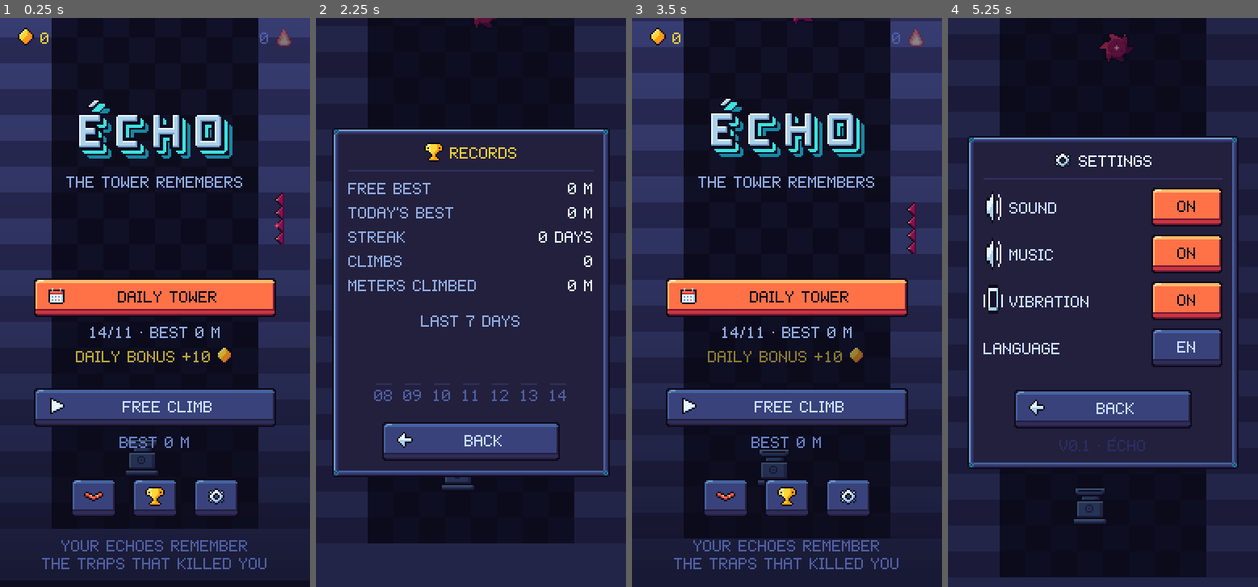
Above: before the commit, frames 1-4 (left to right).
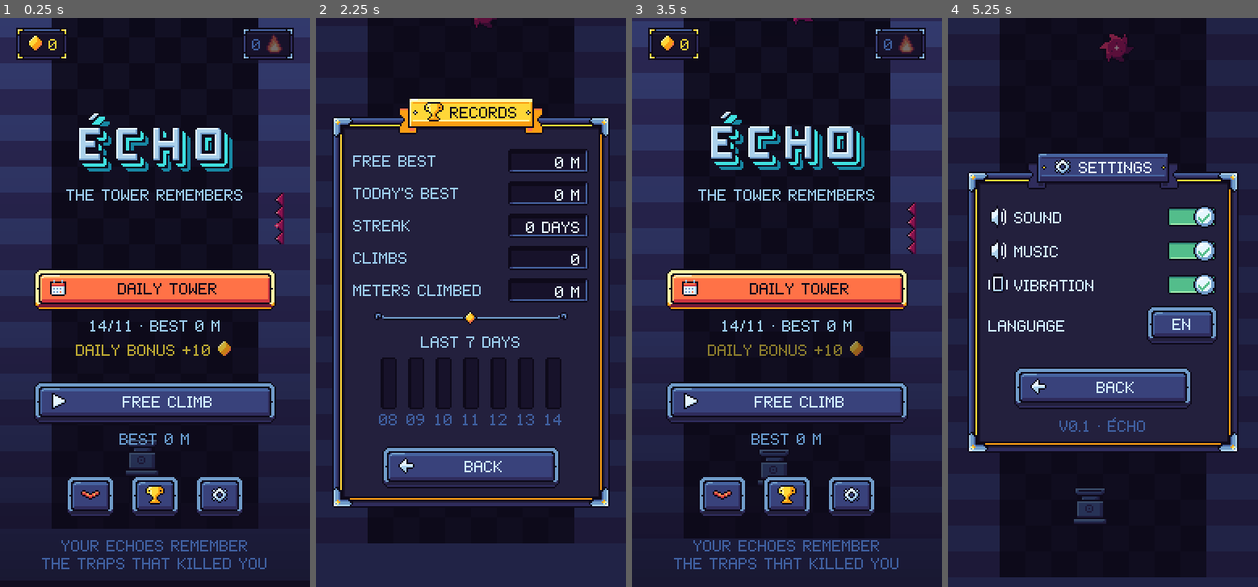
Above: after the commit, the same moments.

Repository: IzumiH2005/Testing
Game: Godot game, scene res://scenes/main.tscn
Two runs of this game, one before a commit and one after it. Both use one fixed random seed, a clock stepped at 60 frames per second and the inputs below.
Inputs (mouse positions are in pixels of both pictures, inside the frame that each line leads up to; where the layout moved, square brackets give the same spot in the first picture):
- Up to frame 1 (0.25 s): no input
- Up to frame 2 (2.25 s): click (405, 495) [409, 495] at 0.5 s; click "BACK" at 1.25 s; click (471, 495) at 2 s
- Up to frame 3 (3.5 s): click "BACK" at 2.75 s
- Up to frame 4 (5.25 s): click (1168, 495) [1165, 495] at 3.5 s; click "EN" at 4.25 s; click "FR" at 5 s

The runs differ from the first frame. In frame 1, 15% of the frame differs, in the area x 5-95%, y 1-88%; in frame 2, 22%; in frame 3, 15%; in frame 4, 26%, in the area x 6-94%, y 20-80%.

Commit message:
Interface v3 style RPG : cadres ornés à équerres, rubans-titres, jauges, médaillons, cases, plaques HUD, interrupteurs
Co-Authored-By: Claude Opus 5.5 <noreply@anthropic.com>
Claude-Session: https://claude.ai/code/session_013wkJT9ZrGrrZzfFCfUVAVk

Diff:
--- a/jeu/game/scripts/assets.gd
+++ b/jeu/game/scripts/assets.gd
@@ -29,14 +29,16 @@
 static func font_size() -> int:
 	return 10 if ResourceLoader.exists("res://assets/ui/font.fnt") else 8
 
-## Palette du jeu (mêmes valeurs que tools/palette.txt).
+## Palette du jeu (palette v2 : studio/palette_v2.txt).
 const P := {
-	"k": Color("0b0b1a"), "b": Color("161631"), "d": Color("222246"), "n": Color("2f3060"),
-	"s": Color("3f4580"), "m": Color("5763a3"), "l": Color("7385c4"), "p": Color("9fb0e0"),
-	"w": Color("dfe6ff"), "W": Color("ffffff"),
-	"q": Color("0e4a5c"), "t": Color("1a8a9e"), "c": Color("3fd0d4"), "e": Color("a8fff0"),
-	"r": Color("7a1f3d"), "R": Color("c4384f"), "o": Color("ff7a59"), "a": Color("ffc46b"),
-	"x": Color("5c0f2e"), "X": Color("b0174a"), "z": Color("ff3d6e"), "Z": Color("ffb3c6"),
-	"g": Color("e0a200"), "G": Color("ffd23f"), "y": Color("fff3a8"),
-	"v": Color("2e6b5a"), "V": Color("4fa37a"), "u": Color("4a2a7a"), "U": Color("8a5ad0"),
+	"k": Color("0e0a1a"), "b": Color("17122a"), "d": Color("23203d"), "n": Color("2f2c5c"),
+	"s": Color("39427b"), "m": Color("46639f"), "l": Color("719dca"), "p": Color("abd1eb"),
+	"w": Color("e6f6ff"), "W": Color("ffffff"), "h": Color("503d7a"), "H": Color("8a83c7"),
+	"i": Color("c7ccf0"), "I": Color("f2f6ff"), "r": Color("751a38"), "R": Color("cc353f"),
+	"o": Color("ff7247"), "a": Color("ffba6b"), "A": Color("fff0c7"), "x": Color("660e4c"),
+	"X": Color("b81661"), "z": Color("ff3874"), "Z": Color("ffb2c4"), "g": Color("fa9e14"),
+	"G": Color("ffd738"), "y": Color("fff9a8"), "q": Color("114161"), "t": Color("1787a3"),
+	"c": Color("3fe0e0"), "e": Color("b8ffee"), "u": Color("2c1752"), "U": Color("6a3499"),
+	"j": Color("bd69db"), "J": Color("f9c7ff"), "v": Color("174e52"), "V": Color("328a78"),
+	"f": Color("53bd8b"), "F": Color("9bebad")
 }
--- a/jeu/game/scripts/main.gd
+++ b/jeu/game/scripts/main.gd
@@ -31,6 +31,8 @@
 var hud_shards: Label
 var hint: Label
 var toast_l: Label
+var toast_box: Control
+var _ov_wrap: VBoxContainer
 var _hint_tw: Tween
 var tap_hand: TextureRect
 var _tap_at: AtlasTexture
@@ -60,11 +62,20 @@
 	root.mouse_filter = Control.MOUSE_FILTER_IGNORE
 	ui.add_child(root)
 	_build_hud()
+	toast_box = Control.new()
+	toast_box.set_anchors_and_offsets_preset(Control.PRESET_TOP_WIDE)
+	toast_box.mouse_filter = Control.MOUSE_FILTER_IGNORE
+	toast_box.position.y = 66
+	toast_box.custom_minimum_size = Vector2(192, 20)
+	toast_box.modulate.a = 0.0
+	root.add_child(toast_box)
+	var tcc := UIK.full(CenterContainer.new())
+	tcc.mouse_filter = Control.MOUSE_FILTER_IGNORE
+	toast_box.add_child(tcc)
+	var tp := UIK.plate(1)
+	tcc.add_child(tp)
 	toast_l = UIK.label("", A.P.G)
-	toast_l.set_anchors_and_offsets_preset(Control.PRESET_TOP_WIDE)
-	toast_l.position.y = 70
-	toast_l.modulate.a = 0.0
-	root.add_child(toast_l)
+	tp.add_child(toast_l)
 	show_menu()
 	for a in OS.get_cmdline_user_args():
 		if a.begins_with("--shots="):
@@ -137,9 +148,12 @@
 	var row := UIK.hbox(4)
 	row.alignment = BoxContainer.ALIGNMENT_BEGIN
 	m.add_child(row)
-	var left := UIK.vbox(1)
+	var lp := UIK.plate(0)
+	lp.size_flags_vertical = Control.SIZE_SHRINK_BEGIN
+	row.add_child(lp)
+	var left := UIK.vbox(0)
 	left.alignment = BoxContainer.ALIGNMENT_BEGIN
-	row.add_child(left)
+	lp.add_child(left)
 	hud_h = UIK.label("0 M", A.P.W, 2, HORIZONTAL_ALIGNMENT_LEFT)
 	left.add_child(hud_h)
 	hud_best = UIK.label("", A.P.G, 1, HORIZONTAL_ALIGNMENT_LEFT)
@@ -151,17 +165,24 @@
 	var right := UIK.vbox(2)
 	right.alignment = BoxContainer.ALIGNMENT_BEGIN
 	row.add_child(right)
+	var lvp := UIK.plate(0)
+	lvp.size_flags_horizontal = Control.SIZE_SHRINK_END
+	right.add_child(lvp)
 	hud_lives = UIK.hbox(1)
 	hud_lives.alignment = BoxContainer.ALIGNMENT_END
-	right.add_child(hud_lives)
+	lvp.add_child(hud_lives)
+	var shp := UIK.plate(1)
+	shp.size_flags_horizontal = Control.SIZE_SHRINK_END
+	right.add_child(shp)
 	var sh := UIK.hbox(2)
 	sh.alignment = BoxContainer.ALIGNMENT_END
-	right.add_child(sh)
+	shp.add_child(sh)
 	sh.add_child(UIK.icon_rect(UIK.Ico.SHARD))
 	hud_shards = UIK.label("0", A.P.G, 1, HORIZONTAL_ALIGNMENT_RIGHT)
 	sh.add_child(hud_shards)
 	var pause := UIK.icon_button(UIK.Ico.PAUSE)
 	pause.pressed.connect(show_pause)
+	pause.size_flags_vertical = Control.SIZE_SHRINK_BEGIN
 	row.add_child(pause)
 	hint = UIK.label("", A.P.w)
 	hint.set_anchors_and_offsets_preset(Control.PRESET_CENTER_BOTTOM)
@@ -220,11 +241,12 @@
 	toast_l.add_theme_color_override("font_color", col)
 	if _toast_tw:
 		_toast_tw.kill()
-	toast_l.modulate.a = 1.0
-	toast_l.position.y = 70
+	toast_box.modulate.a = 1.0
+	toast_box.position.y = 60
 	_toast_tw = create_tween()
-	_toast_tw.tween_interval(1.4)
-	_toast_tw.tween_property(toast_l, "modulate:a", 0.0, 0.5)
+	_toast_tw.tween_property(toast_box, "position:y", 66.0, 0.18).set_trans(Tween.TRANS_BACK).set_ease(Tween.EASE_OUT)
+	_toast_tw.tween_interval(1.3)
+	_toast_tw.tween_property(toast_box, "modulate:a", 0.0, 0.5)
 
 # =================================================================== écrans : outils
 
@@ -233,13 +255,14 @@
 		screen.queue_free()
 		screen = null
 
-## Écran superposé : fond assombri + panneau centré. Renvoie la boîte verticale du panneau.
-func _overlay(dim := 0.6, echo := false, width := 168) -> VBoxContainer:
+## Écran superposé : fond assombri + cadre orné centré. kind : pierre · echo · danger · record.
+## Renvoie la boîte verticale du cadre ; _title() pose le ruban à cheval sur le haut du cadre.
+func _overlay(dim := 0.6, kind := "pierre", width := 168) -> VBoxContainer:
 	_clear_screen()
 	screen = UIK.full(Control.new())
 	screen.mouse_filter = Control.MOUSE_FILTER_STOP
 	root.add_child(screen)
-	root.move_child(toast_l, -1)
+	root.move_child(toast_box, -1)
 	var bg := UIK.full(ColorRect.new())
 	bg.color = Color(A.P.k, dim)
 	bg.mouse_filter = Control.MOUSE_FILTER_IGNORE
@@ -247,24 +270,38 @@
 	var cc := UIK.full(CenterContainer.new())
 	cc.mouse_filter = Control.MOUSE_FILTER_IGNORE
 	screen.add_child(cc)
-	var p := UIK.panel(echo)
+	_ov_wrap = UIK.vbox(-11)
+	cc.add_child(_ov_wrap)
+	var p := UIK.panel(kind)
 	p.custom_minimum_size.x = width
-	cc.add_child(p)
+	_ov_wrap.add_child(p)
 	var v := UIK.vbox(5)
 	p.add_child(v)
+	# entrée : le cadre tombe légèrement
+	_ov_wrap.modulate.a = 0.0
+	var tw := _ov_wrap.create_tween()
+	tw.tween_property(_ov_wrap, "modulate:a", 1.0, 0.12)
 	return v
 
 func _title(v: Container, txt: String, col: Color = A.P.W, ico := -1) -> void:
-	var h := UIK.hbox(4)
-	if ico >= 0:
-		h.add_child(UIK.icon_rect(ico))
-	h.add_child(UIK.label(txt, col))
-	v.add_child(h)
-	var line := ColorRect.new()
-	line.color = A.P.n
-	line.custom_minimum_size = Vector2(0, 1)
-	line.mouse_filter = Control.MOUSE_FILTER_IGNORE
-	v.add_child(line)
+	var kind := 0
+	if col == A.P.z:
+		kind = 2
+	elif col == A.P.G:
+		kind = 1
+	elif col == A.P.e or col == A.P.c:
+		kind = 3
+	var tp := UIK.title_plate(txt, kind, ico)
+	tp.size_flags_horizontal = Control.SIZE_SHRINK_CENTER
+	tp.z_index = 1
+	if is_instance_valid(_ov_wrap) and _ov_wrap.is_ancestor_of(v):
+		_ov_wrap.add_child(tp)
+		_ov_wrap.move_child(tp, 0)
+		var top := UIK.spacer(3)
+		v.add_child(top)
+		v.move_child(top, 0)
+	else:
+		v.add_child(tp)
 
 func _center(c: Control) -> Control:
 	c.size_flags_horizontal = Control.SIZE_SHRINK_CENTER
@@ -281,7 +318,7 @@
 	screen = UIK.full(Control.new())
 	screen.mouse_filter = Control.MOUSE_FILTER_IGNORE
 	root.add_child(screen)
-	root.move_child(toast_l, -1)
+	root.move_child(toast_box, -1)
 	# voile en dégradé : lisibilité du menu sur la tour qui défile
 	var grad := Gradient.new()
 	grad.set_color(0, Color(A.P.k, 0.75))
@@ -313,18 +350,26 @@
 	# barre du haut : éclats et série
 	var top := UIK.hbox(3)
 	v.add_child(top)
-	top.add_child(UIK.icon_rect(UIK.Ico.SHARD))
-	top.add_child(UIK.label(str(int(Game.data.shards)), A.P.G, 1, HORIZONTAL_ALIGNMENT_LEFT))
+	var sp1 := UIK.plate(1)
+	top.add_child(sp1)
+	var shb := UIK.hbox(2)
+	sp1.add_child(shb)
+	shb.add_child(UIK.icon_rect(UIK.Ico.SHARD))
+	shb.add_child(UIK.label(str(int(Game.data.shards)), A.P.G, 1, HORIZONTAL_ALIGNMENT_LEFT))
 	var sp := Control.new()
 	sp.size_flags_horizontal = Control.SIZE_EXPAND_FILL
 	sp.mouse_filter = Control.MOUSE_FILTER_IGNORE
 	top.add_child(sp)
 	var st := Game.streak_alive()
-	top.add_child(UIK.label(str(st), A.P.o if st > 0 else A.P.m, 1, HORIZONTAL_ALIGNMENT_RIGHT))
+	var sp2 := UIK.plate(0)
+	top.add_child(sp2)
+	var stb := UIK.hbox(2)
+	sp2.add_child(stb)
+	stb.add_child(UIK.label(str(st), A.P.o if st > 0 else A.P.m, 1, HORIZONTAL_ALIGNMENT_RIGHT))
 	var fl := UIK.icon_rect(UIK.Ico.FLAME)
 	if st == 0:
 		fl.modulate = Color(1, 1, 1, 0.4)
-	top.add_child(fl)
+	stb.add_child(fl)
 
 	v.add_child(UIK.spacer(18))
 	var logo_tx := A.tex("ui/logo")
@@ -465,15 +510,16 @@
 	scr = Scr.LOST
 	_hide_hint()
 	var trap: bool = info.kind == "trap"
-	var v := _overlay(0.45, trap)
+	var v := _overlay(0.45, "echo" if trap else "danger")
 	var cause := {"tide": Game.t("tide_got"), "boss": "LE SONNEUR T'A EU"}
 	_title(v, Game.t("life_lost"), A.P.z, UIK.Ico.SKULL)
 	v.add_child(UIK.label(Game.t("engraved") if trap else String(cause.get(info.kind, Game.t("tide_got"))), A.P.c if trap else A.P.U))
 	v.add_child(UIK.label("%s %d M" % [Game.t("height"), int(info.height)], A.P.w))
+	v.add_child(_center(UIK.divider(110)))
 	var lv := UIK.hbox(2)
 	for i in lives_total:
 		lv.add_child(UIK.icon_rect(UIK.Ico.LIFE_USED if i < lives_used else UIK.Ico.LIFE))
-	v.add_child(lv)
+	v.add_child(_center(UIK.slot(lv, 0)))
 	v.add_child(UIK.label("%s : %d" % [Game.t("lives_left"), lives_total - lives_used], A.P.p))
 	v.add_child(UIK.spacer(2))
 	var tap := UIK.label(Game.t("tap_continue"), A.P.W)
@@ -499,7 +545,7 @@
 func _show_offer() -> void:
 	scr = Scr.OFFER
 	_hide_hint()
-	var v := _overlay(0.55, true)
+	var v := _overlay(0.55, "echo")
 	_title(v, Game.t("out_of_lives"), A.P.e, UIK.Ico.LIFE_USED)
 	v.add_child(UIK.label(Game.t("extra_q"), A.P.w))
 	v.add_child(UIK.label("%s %d M" % [Game.t("ascension"), world.ascension_best], A.P.p))
@@ -533,7 +579,7 @@
 func _show_summary(h: int, rec: bool) -> void:
 	scr = Scr.SUMMARY
 	hud.visible = false
-	var v := _overlay(0.7, false, 172)
+	var v := _overlay(0.7, "record" if (rec and h > 0) else "pierre", 172)
 	if rec and h > 0:
 		_title(v, Game.t("new_record"), A.P.G, UIK.Ico.CROWN)
 		Sfx.play("record")
@@ -541,33 +587,38 @@
 		_title(v, Game.t("summary"), A.P.W, UIK.Ico.FLAME)
 	v.add_child(UIK.label(("%s %s" % [Game.t("share_tower"), Game.today_short()]) if daily else Game.t("share_free"), A.P.p))
 	var big := UIK.label("%d M" % h, A.P.G if rec else A.P.W, 3)
-	v.add_child(big)
-	# barres par vie
+	if rec and h > 0:
+		var bh := UIK.hbox(2)
+		bh.add_child(UIK.laurel(false))
+		bh.add_child(big)
+		bh.add_child(UIK.laurel(true))
+		v.add_child(bh)
+	else:
+		v.add_child(big)
+	v.add_child(_center(UIK.divider(120)))
+	# une ligne par vie : médaillon, jauge, valeur
 	var mx := 1
 	for x in life_heights:
 		mx = maxi(mx, int(x))
+	var best_i := -1
 	for i in life_heights.size():
+		if best_i < 0 or int(life_heights[i]) > int(life_heights[best_i]):
+			best_i = i
+	for i in life_heights.size():
+		var val := int(life_heights[i])
+		var top_life := i == best_i and val > 0
 		var row := UIK.hbox(3)
-		row.add_child(UIK.icon_rect(UIK.Ico.SKULL))
-		var bar := ColorRect.new()
-		var w := maxi(2, int(90.0 * int(life_heights[i]) / mx))
-		bar.custom_minimum_size = Vector2(w, 4)
-		bar.color = A.P.G if int(life_heights[i]) == h else A.P.t
-		bar.size_flags_vertical = Control.SIZE_SHRINK_CENTER
-		bar.mouse_filter = Control.MOUSE_FILTER_IGNORE
-		var holder := Control.new()
-		holder.custom_minimum_size = Vector2(92, 8)
-		holder.mouse_filter = Control.MOUSE_FILTER_IGNORE
-		bar.position = Vector2(0, 2)
-		holder.add_child(bar)
-		row.add_child(holder)
-		row.add_child(UIK.label("%3d" % int(life_heights[i]), A.P.w, 1, HORIZONTAL_ALIGNMENT_RIGHT))
-		v.add_child(row)
+		row.add_child(UIK.medal(i + 1, 1 if top_life else 0))
+		row.add_child(UIK.gauge(84, float(val) / mx, 1 if top_life else 2, 0.15 + 0.12 * i, 0.45))
+		var vl := UIK.label("%d" % val, A.P.G if top_life else A.P.w, 1, HORIZONTAL_ALIGNMENT_RIGHT)
+		vl.custom_minimum_size.x = 20
+		row.add_child(UIK.slot(vl, 1 if top_life else 0))
+		v.add_child(_center(row))
 	var sh := UIK.hbox(3)
 	sh.add_child(UIK.icon_rect(UIK.Ico.SHARD))
 	var shl := UIK.label("+%d" % last_shards, A.P.G)
 	sh.add_child(shl)
-	v.add_child(sh)
+	v.add_child(_center(UIK.slot(sh, 1)))
 	if last_shards > 0 and not doubled:
 		var bx := UIK.button(Game.t("double"), "echo", UIK.Ico.VIDEO, 130)
 		v.add_child(_center(bx))
@@ -633,12 +684,12 @@
 
 func show_skins() -> void:
 	scr = Scr.SKINS
-	var v := _overlay(0.55, false, 176)
+	var v := _overlay(0.55, "pierre", 176)
 	_title(v, Game.t("skins"), A.P.W, UIK.Ico.SCARF)
 	var sh := UIK.hbox(3)
 	sh.add_child(UIK.icon_rect(UIK.Ico.SHARD))
 	sh.add_child(UIK.label(str(int(Game.data.shards)), A.P.G))
-	v.add_child(sh)
+	v.add_child(_center(UIK.slot(sh, 1)))
 	var grid := GridContainer.new()
 	grid.columns = 2
 	grid.add_theme_constant_override("h_separation", 4)
@@ -714,7 +765,7 @@
 
 func show_settings() -> void:
 	scr = Scr.SETTINGS
-	var v := _overlay(0.55, false, 168)
+	var v := _overlay(0.55, "pierre", 168)
 	_title(v, Game.t("settings"), A.P.W, UIK.Ico.GEAR)
 	_toggle_row(v, "sound", UIK.Ico.SOUND_ON if Game.data.sound else UIK.Ico.SOUND_OFF)
 	_toggle_row(v, "music", UIK.Ico.SOUND_ON if Game.data.music else UIK.Ico.SOUND_OFF)
@@ -732,7 +783,7 @@
 	var back := UIK.button(Game.t("back"), "alt", UIK.Ico.BACK, 110)
 	back.pressed.connect(show_menu)
 	v.add_child(_center(back))
-	v.add_child(UIK.label("V0.1 · ÉCHO", A.P.n))
+	v.add_child(UIK.label("V0.1 · ÉCHO", A.P.m))
 
 func _toggle_row(v: Container, key: String, ico: int) -> void:
 	var row := UIK.hbox(4)
@@ -741,7 +792,10 @@
 	l.size_flags_horizontal = Control.SIZE_EXPAND_FILL
 	row.add_child(l)
 	var on: bool = Game.data[key]
-	var b := UIK.button(Game.t("on") if on else Game.t("off"), "main" if on else "alt", -1, 44)
+	var b := TextureButton.new()
+	b.texture_normal = UIK._atlas("ui/toggle", Rect2(32 if on else 0, 0, 32, 16))
+	b.custom_minimum_size = Vector2(32, 16)
+	b.size_flags_vertical = Control.SIZE_SHRINK_CENTER
 	b.pressed.connect(func():
 		Game.data[key] = not Game.data[key]
 		Game.save()
@@ -756,14 +810,14 @@
 
 func show_records() -> void:
 	scr = Scr.RECORDS
-	var v := _overlay(0.55, false, 172)
+	var v := _overlay(0.55, "pierre", 172)
 	_title(v, Game.t("records"), A.P.G, UIK.Ico.TROPHY)
 	_stat(v, Game.t("best_free"), "%d M" % int(Game.data.best_free))
 	_stat(v, Game.t("today_best"), "%d M" % Game.daily_best())
 	_stat(v, Game.t("streak"), "%d %s" % [Game.streak_alive(), Game.t("days")])
 	_stat(v, Game.t("runs"), str(Game.data.runs))
 	_stat(v, Game.t("total"), "%d M" % int(Game.data.total_m))
-	v.add_child(UIK.spacer(2))
+	v.add_child(_center(UIK.divider(120)))
 	v.add_child(UIK.label(Game.t("last_days"), A.P.p))
 	# histogramme des 7 dernières tours du jour
 	var days := []
@@ -775,23 +829,37 @@
 		var val := int(Game.data.daily.get(key, 0))
 		mx = maxi(mx, val)
 		days.append([d.day, val])
-	var chart := UIK.hbox(4)
+	var chart := UIK.hbox(3)
 	chart.alignment = BoxContainer.ALIGNMENT_CENTER
+	var best_d := 0
+	for dd in days:
+		best_d = maxi(best_d, int(dd[1]))
 	for dd in days:
 		var col := UIK.vbox(1)
 		col.alignment = BoxContainer.ALIGNMENT_END
-		var hh := int(30.0 * int(dd[1]) / mx)
+		var val := int(dd[1])
 		var holder := Control.new()
-		holder.custom_minimum_size = Vector2(14, 30)
+		holder.custom_minimum_size = Vector2(14, 32)
 		holder.mouse_filter = Control.MOUSE_FILTER_IGNORE
-		var bar := ColorRect.new()
-		bar.color = A.P.c if int(dd[1]) > 0 else A.P.n
-		bar.size = Vector2(10, maxi(1, hh))
-		bar.position = Vector2(2, 30 - maxi(1, hh))
-		bar.mouse_filter = Control.MOUSE_FILTER_IGNORE
-		holder.add_child(bar)
+		var fr := UIK._nine("ui/colbar", Rect2(0, 0, 6, 6), 2, 2, 2, 2)
+		fr.position = Vector2(2, 0)
+		fr.size = Vector2(10, 32)
+		holder.add_child(fr)
+		var hh := int(round(28.0 * val / mx))
+		if val > 0:
+			hh = maxi(4, hh)
+			var fi := 2 if val == best_d else 1
+			var bar := UIK._nine("ui/colbar", Rect2(fi * 6, 0, 6, 6), 2, 2, 2, 2)
+			bar.position = Vector2(4, 30 - hh)
+			bar.size = Vector2(6, hh)
+			holder.add_child(bar)
+			bar.scale.y = 0.0
+			bar.pivot_offset = Vector2(0, hh)
+			var tw := bar.create_tween()
+			tw.tween_interval(0.05 * col.get_index())
+			tw.tween_property(bar, "scale:y", 1.0, 0.35).set_trans(Tween.TRANS_CUBIC).set_ease(Tween.EASE_OUT)
 		col.add_child(holder)
-		col.add_child(UIK.label("%02d" % int(dd[0]), A.P.m))
+		col.add_child(UIK.label("%02d" % int(dd[0]), A.P.G if (val == best_d and val > 0) else A.P.m))
 		chart.add_child(col)
 	v.add_child(chart)
 	v.add_child(UIK.spacer(2))
@@ -804,7 +872,9 @@
 	var l := UIK.label(k, A.P.p, 1, HORIZONTAL_ALIGNMENT_LEFT)
 	l.size_flags_horizontal = Control.SIZE_EXPAND_FILL
 	row.add_child(l)
-	row.add_child(UIK.label(val, A.P.W, 1, HORIZONTAL_ALIGNMENT_RIGHT))
+	var vl := UIK.label(val, A.P.W, 1, HORIZONTAL_ALIGNMENT_RIGHT)
+	vl.custom_minimum_size.x = 40
+	row.add_child(UIK.slot(vl, 0))
 	v.add_child(row)
 
 
@@ -812,7 +882,7 @@
 	if n >= 5 and n % 5 == 0:
 		toast("RYTHME x%d" % n, A.P.y)
 
-func _on_altar(_b: int, m: int) -> void:
+func _on_altar(_b: String, m: int) -> void:
 	if m >= 20:
 		toast("AUTEL  %d M" % m, A.P.a)
 
--- a/jeu/game/scripts/ui_kit.gd
+++ b/jeu/game/scripts/ui_kit.gd
@@ -86,12 +86,9 @@
 	var name := "ui/btn_" + kind
 	var fb := {"main": [A.P.o, A.P.k, A.P.k], "alt": [A.P.s, A.P.k, A.P.w], "echo": [A.P.t, A.P.k, A.P.k]}
 	var cols: Array = fb.get(kind, fb.main)
-	var normal := sb_tex(name, 0, 48, 8, cols[0], cols[1], Vector4(8, 5, 8, 7))
-	var pressed := sb_tex(name, 1, 48, 8, cols[0].darkened(0.2), cols[1], Vector4(8, 7, 8, 5))
-	var disabled := sb_tex(name, 2, 48, 8, A.P.n, cols[1], Vector4(8, 7, 8, 5))
-	for sb in [normal, pressed, disabled]:
-		if sb is StyleBoxTexture:
-			(sb as StyleBoxTexture).texture_margin_top = 6
+	var normal := sb_tex(name, 0, 48, 8, cols[0], cols[1], Vector4(9, 6, 9, 8))
+	var pressed := sb_tex(name, 1, 48, 8, cols[0].darkened(0.2), cols[1], Vector4(9, 8, 9, 6))
+	var disabled := sb_tex(name, 2, 48, 8, A.P.n, cols[1], Vector4(9, 8, 9, 6))
 	b.add_theme_stylebox_override("normal", normal)
 	b.add_theme_stylebox_override("hover", normal)
 	b.add_theme_stylebox_override("pressed", pressed)
@@ -121,13 +118,159 @@
 	b.icon_alignment = HORIZONTAL_ALIGNMENT_CENTER
 	return b
 
-static func panel(echo := false) -> PanelContainer:
-	var p := PanelContainer.new()
-	var sb := sb_tex("ui/panel_echo" if echo else "ui/panel", 0, 24, 8,
-		A.P.d, A.P.c if echo else A.P.m, Vector4(10, 9, 10, 10))
+## kind : "pierre" (neutre), "echo" (cyan), "danger" (magenta), "record" (or)
+const FRAME_KINDS := ["pierre", "echo", "danger", "record"]
+
+static func panel(kind := "pierre") -> PanelContainer:
+	var p := PanelContainer.new()
+	var fi := maxi(0, FRAME_KINDS.find(kind))
+	var sb := sb_tex("ui/frame", fi, 32, 13, A.P.d, A.P.m, Vector4(13, 12, 13, 12))
 	p.add_theme_stylebox_override("panel", sb)
 	p.mouse_filter = Control.MOUSE_FILTER_STOP
 	return p
+
+static func font_n(name: String) -> Font:
+	var path := "res://assets/ui/%s.fnt" % name
+	if ResourceLoader.exists(path):
+		return load(path)
+	return A.font()
+
+## Bandeau-titre en ruban. kind : 0 acier · 1 or · 2 danger · 3 écho
+static func title_plate(text: String, kind := 0, ico := -1) -> PanelContainer:
+	var p := PanelContainer.new()
+	var tx := A.tex("ui/title_plate")
+	var sb := StyleBoxTexture.new()
+	sb.texture = tx
+	sb.region_rect = Rect2(kind * 48, 0, 48, 22)
+	sb.texture_margin_left = 14
+	sb.texture_margin_right = 14
+	sb.content_margin_left = 16
+	sb.content_margin_right = 16
+	sb.content_margin_top = 4
+	sb.content_margin_bottom = 8
+	p.add_theme_stylebox_override("panel", sb)
+	p.custom_minimum_size = Vector2(0, 22)
+	p.mouse_filter = Control.MOUSE_FILTER_IGNORE
+	var h := hbox(4)
+	if ico >= 0:
+		h.add_child(icon_rect(ico))
+	var col: Color = [A.P.W, A.P.k, A.P.W, A.P.k][kind]
+	var l := label(text, col)
+	h.add_child(l)
+	p.add_child(h)
+	return p
+
+static func _atlas(name: String, r: Rect2) -> AtlasTexture:
+	var at := AtlasTexture.new()
+	at.atlas = A.tex(name)
+	at.region = r
+	return at
+
+static func _nine(name: String, r: Rect2, ml: int, mt: int, mr: int, mb: int) -> NinePatchRect:
+	var n := NinePatchRect.new()
+	n.texture = A.tex(name)
+	n.region_rect = r
+	n.patch_margin_left = ml
+	n.patch_margin_top = mt
+	n.patch_margin_right = mr
+	n.patch_margin_bottom = mb
+	n.mouse_filter = Control.MOUSE_FILTER_IGNORE
+	return n
+
+## Séparateur orné : volute, filet, gemme centrale, filet, volute.
+static func divider(width := 120) -> Control:
+	var h := HBoxContainer.new()
+	h.add_theme_constant_override("separation", 0)
+	h.mouse_filter = Control.MOUSE_FILTER_IGNORE
+	h.custom_minimum_size = Vector2(width, 9)
+	h.size_flags_horizontal = Control.SIZE_SHRINK_CENTER
+	var l := _nine("ui/divider", Rect2(0, 0, 24, 9), 10, 0, 0, 0)
+	l.size_flags_horizontal = Control.SIZE_EXPAND_FILL
+	h.add_child(l)
+	var g := TextureRect.new()
+	g.texture = _atlas("ui/divider", Rect2(31, 0, 9, 9))
+	g.mouse_filter = Control.MOUSE_FILTER_IGNORE
+	h.add_child(g)
+	var r := _nine("ui/divider", Rect2(48, 0, 24, 9), 0, 0, 10, 0)
+	r.size_flags_horizontal = Control.SIZE_EXPAND_FILL
+	h.add_child(r)
+	return h
+
+## Jauge segmentée. fill : 1 or · 2 écho · 3 danger · 4 marée · 5 acier. Se remplit en `dur` s après `delay`.
+static func gauge(w: int, ratio: float, fill := 2, delay := 0.0, dur := 0.5) -> Control:
+	var c := Control.new()
+	c.custom_minimum_size = Vector2(w, 10)
+	c.mouse_filter = Control.MOUSE_FILTER_IGNORE
+	c.size_flags_vertical = Control.SIZE_SHRINK_CENTER
+	var fr := _nine("ui/gauge", Rect2(0, 0, 8, 10), 3, 3, 3, 3)
+	fr.size = Vector2(w, 10)
+	c.add_child(fr)
+	var fw := maxi(2, int(round((w - 4) * clampf(ratio, 0.0, 1.0))))
+	var f := _nine("ui/gauge", Rect2(fill * 8, 0, 8, 6), 0, 0, 1, 0)
+	f.position = Vector2(2, 2)
+	f.size = Vector2(fw, 6)
+	c.add_child(f)
+	var t := TextureRect.new()
+	t.texture = _atlas("ui/gauge", Rect2(48, 0, 8, 6))
+	t.stretch_mode = TextureRect.STRETCH_TILE
+	t.position = Vector2(2, 2)
+	t.size = Vector2(fw - 2, 6)
+	t.mouse_filter = Control.MOUSE_FILTER_IGNORE
+	f.clip_contents = true
+	c.add_child(t)
+	if dur > 0.0:
+		f.size.x = 0.0
+		t.size.x = 0.0
+		f.visible = false
+		var tw := c.create_tween()
+		tw.tween_interval(delay)
+		tw.tween_callback(func(): f.visible = true)
+		tw.tween_method(func(v: float):
+			f.size.x = round(v)
+			t.size.x = maxf(0.0, round(v) - 2.0), 1.0, float(fw), dur).set_trans(Tween.TRANS_CUBIC).set_ease(Tween.EASE_OUT)
+	return c
+
+## Médaillon numéroté. kind : 0 acier · 1 or · 2 écho
+static func medal(n: int, kind := 0) -> Control:
+	var c := Control.new()
+	c.custom_minimum_size = Vector2(16, 16)
+	c.mouse_filter = Control.MOUSE_FILTER_IGNORE
+	c.size_flags_vertical = Control.SIZE_SHRINK_CENTER
+	var r := TextureRect.new()
+	r.texture = _atlas("ui/medal", Rect2(kind * 16, 0, 16, 16))
+	r.mouse_filter = Control.MOUSE_FILTER_IGNORE
+	c.add_child(r)
+	var l := label(str(n), [A.P.p, A.P.G, A.P.c][kind])
+	l.add_theme_font_override("font", font_n("font_5"))
+	l.add_theme_font_size_override("font_size", 8)
+	l.position = Vector2(0, 4)
+	l.size = Vector2(16, 8)
+	c.add_child(l)
+	return c
+
+## Case de valeur (creux). kind : 0 acier · 1 or · 2 cyan
+static func slot(content: Control, kind := 0) -> PanelContainer:
+	var p := PanelContainer.new()
+	var sb := sb_tex("ui/slot", kind, 16, 4, A.P.b, A.P.k, Vector4(5, 3, 5, 2))
+	p.add_theme_stylebox_override("panel", sb)
+	p.mouse_filter = Control.MOUSE_FILTER_IGNORE
+	p.add_child(content)
+	return p
+
+## Plaque sombre du HUD / des toasts. kind : 0 acier · 1 or
+static func plate(kind := 0) -> PanelContainer:
+	var p := PanelContainer.new()
+	var sb := sb_tex("ui/hud_plate", kind, 24, 7, A.P.b, A.P.k, Vector4(6, 4, 6, 4))
+	p.add_theme_stylebox_override("panel", sb)
+	p.mouse_filter = Control.MOUSE_FILTER_IGNORE
+	return p
+
+static func laurel(right := false) -> TextureRect:
+	var r := TextureRect.new()
+	r.texture = _atlas("ui/laurel", Rect2(16 if right else 0, 0, 16, 24))
+	r.mouse_filter = Control.MOUSE_FILTER_IGNORE
+	r.size_flags_vertical = Control.SIZE_SHRINK_CENTER
+	return r
 
 static func vbox(sep := 4) -> VBoxContainer:
 	var v := VBoxContainer.new()
Binary file changed: jeu/game/assets/ui/btn_alt.png
Binary file changed: jeu/game/assets/ui/btn_echo.png
Binary file changed: jeu/game/assets/ui/btn_main.png
Binary file added: jeu/game/assets/ui/colbar.png
Not shown, added: jeu/game/assets/ui/colbar.png.import
Binary file added: jeu/game/assets/ui/divider.png
Not shown, added: jeu/game/assets/ui/divider.png.import
Binary file added: jeu/game/assets/ui/frame.png
Not shown, added: jeu/game/assets/ui/frame.png.import
Binary file added: jeu/game/assets/ui/gauge.png
Not shown, added: jeu/game/assets/ui/gauge.png.import
Binary file added: jeu/game/assets/ui/hud_plate.png
(and 11 more such lines)
